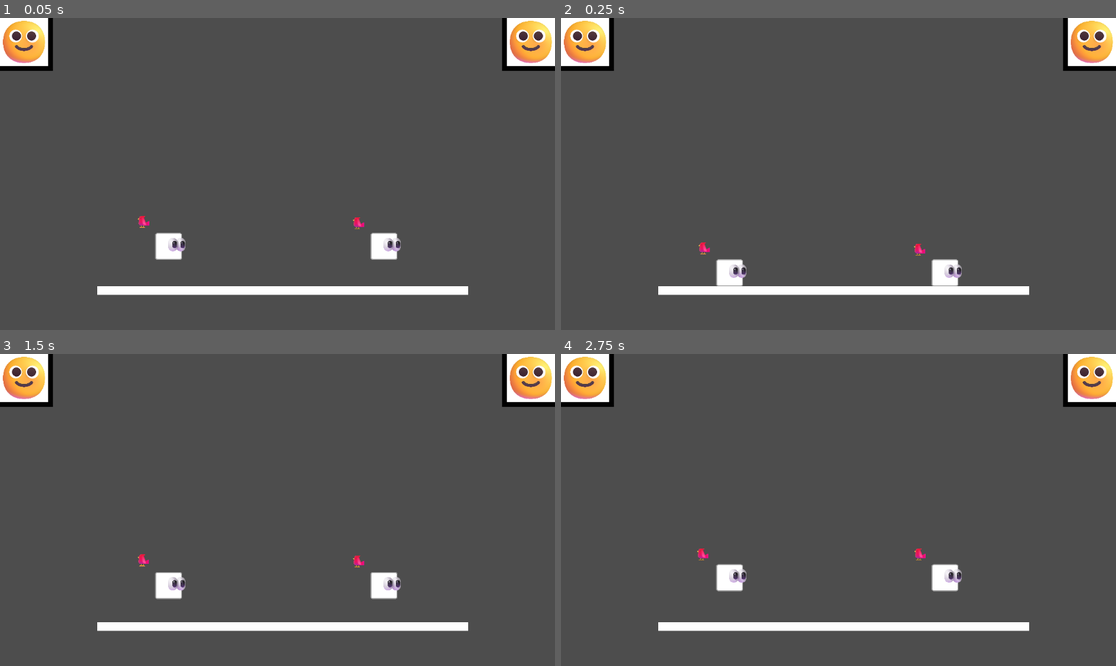
Above: before the commit, frames 1-4 (two rows, left to right).
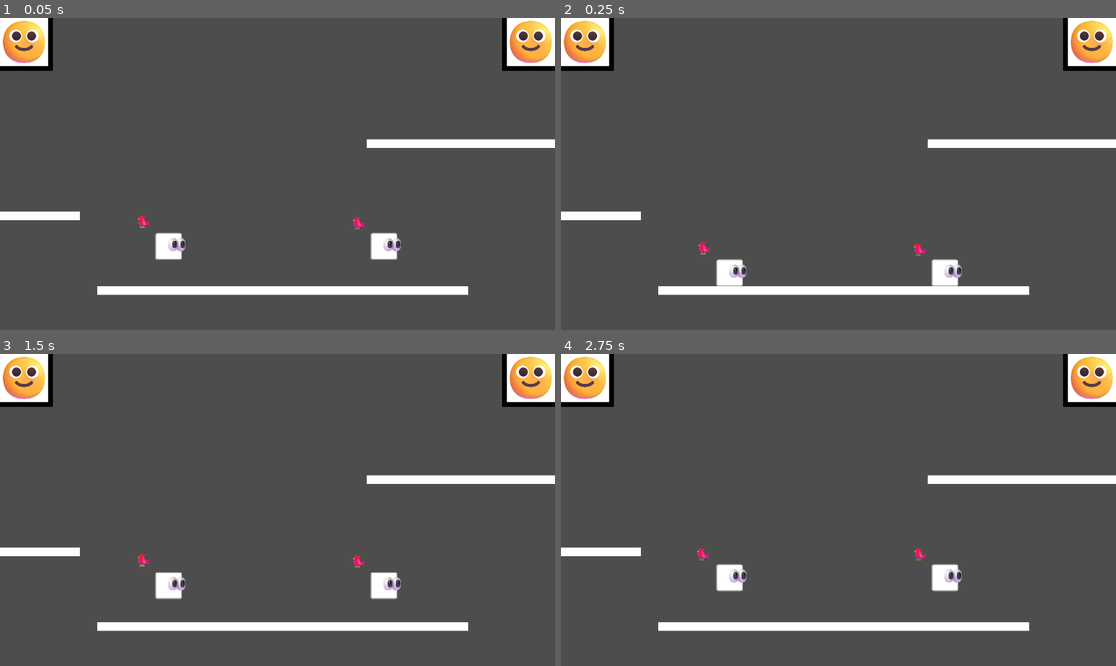
Above: after the commit, the same moments.

Repository: oixel/SCFG
Game: Godot game, scene res://main.tscn
Two runs of this game, one before a commit and one after it. Both use one fixed random seed, a clock stepped at 60 frames per second and the inputs below.
Inputs:
- Up to frame 1 (0.05 s): no input
- Up to frame 2 (0.25 s): no input
- Up to frame 3 (1.5 s): tap Enter at 0.5 s; hold R 0.53-1.28 s; tap Space at 1.25 s; tap R at 1.35 s
- Up to frame 4 (2.75 s): tap Enter at 2 s; hold R from 2.03 s (still down)

The runs differ from the first frame. In frame 1, 1.4% of the frame differs, in the area x 0-100%, y 38-65%; in frame 2, 1.4%; in frame 3, 1.4%; in frame 4, 1.4%.

Commit message:
Add two platforms to test room

Diff:
--- a/main.tscn
+++ b/main.tscn
@@ -61,6 +61,26 @@
 shape = SubResource("RectangleShape2D_0keou")
 
 [node name="Sprite2D" type="Sprite2D" parent="Environment/Ground"]
+scale = Vector2(3.01, 18.97)
+texture = SubResource("GradientTexture1D_q27lo")
+
+[node name="LeftPlatform" type="StaticBody2D" parent="Environment"]
+position = Vector2(-806, 131)
+
+[node name="CollisionShape2D" type="CollisionShape2D" parent="Environment/LeftPlatform"]
+shape = SubResource("RectangleShape2D_0keou")
+
+[node name="Sprite2D" type="Sprite2D" parent="Environment/LeftPlatform"]
+scale = Vector2(3.01, 18.97)
+texture = SubResource("GradientTexture1D_q27lo")
+
+[node name="RightPlatform" type="StaticBody2D" parent="Environment"]
+position = Vector2(559, -19)
+
+[node name="CollisionShape2D" type="CollisionShape2D" parent="Environment/RightPlatform"]
+shape = SubResource("RectangleShape2D_0keou")
+
+[node name="Sprite2D" type="Sprite2D" parent="Environment/RightPlatform"]
 scale = Vector2(3.01, 18.97)
 texture = SubResource("GradientTexture1D_q27lo")
 
